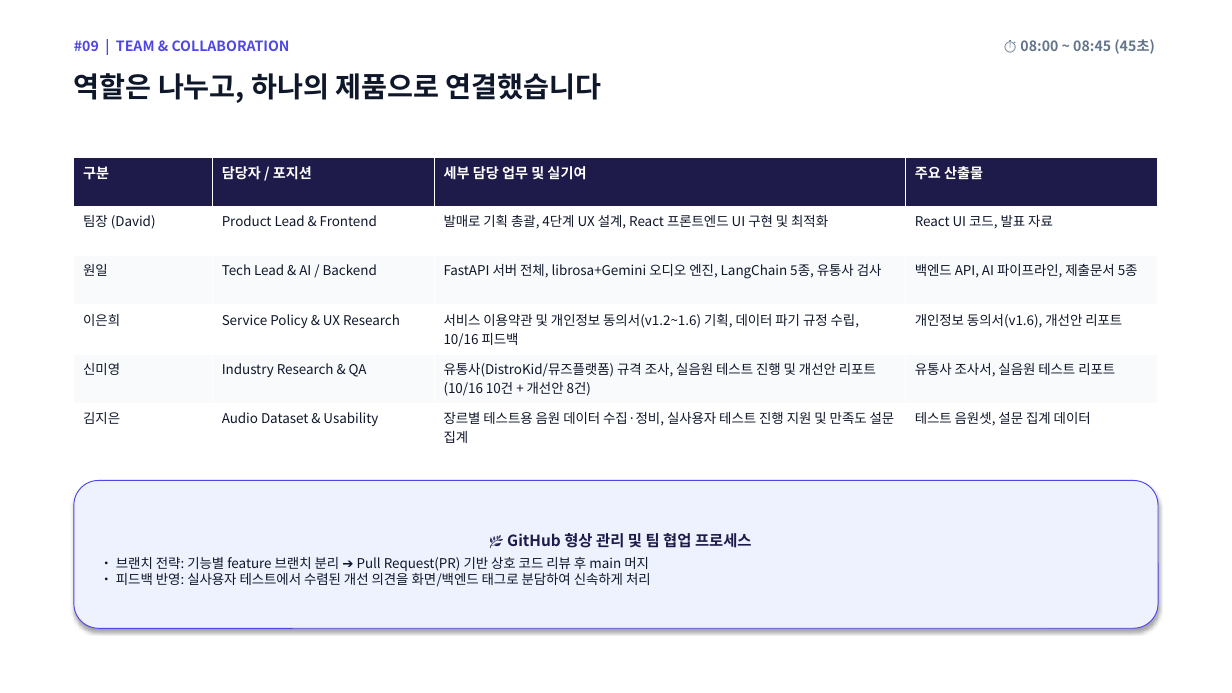
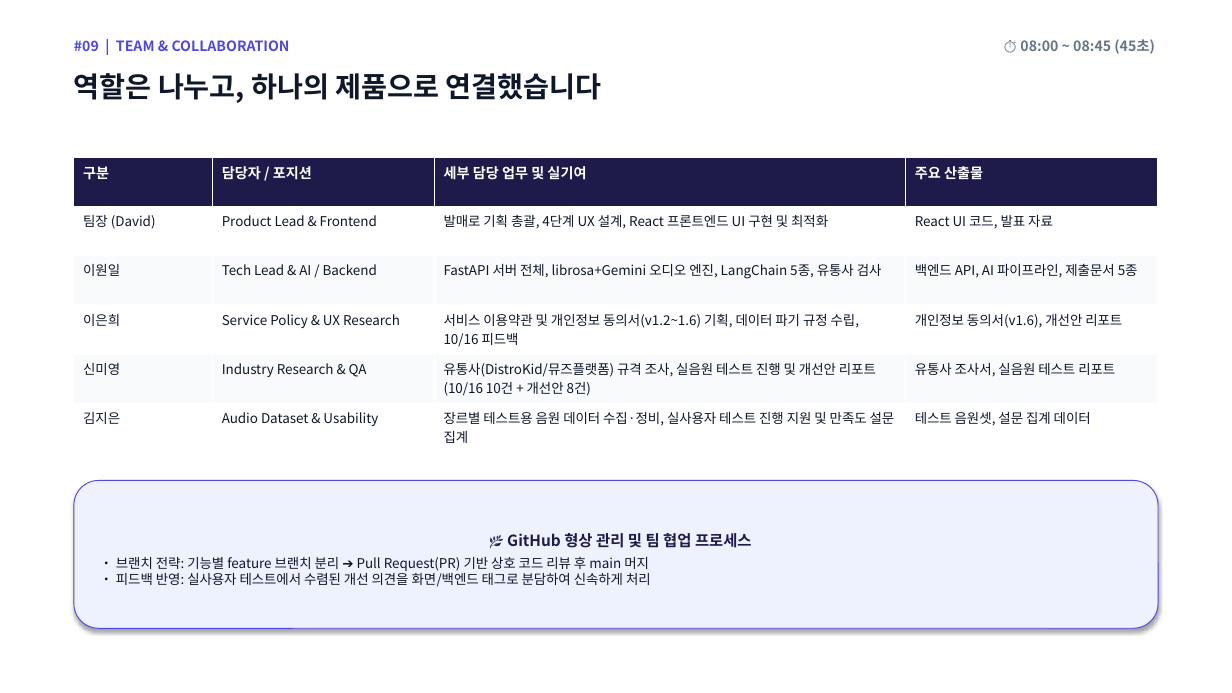
Before and after one commit to davidchoi0507/Codyssey_M2-1, a slide deck: slide 9 of balmaero_presentation.pptx. Drawn at 1232x693 pixels with LibreOffice and Linux fonts; fonts in the diff are those of the drawing. Boxes give left, top, right and bottom in pixels: in the first picture for what was removed or moved away, otherwise in the second. Text is boxed around its words. In the diff, an @@ line names an element or a change of style, - is before the commit and + after.

Commit message:
docs: 팀원 R&R 성함 정정(원일 -> 이원일) 전수 반영 (README, docs, PPTX)

```diff
--- a/balmaero_presentation.pptx
+++ b/balmaero_presentation.pptx
@@ table at box(74, 157, 1158, 453) @@
-row 3, column 1: 원일
+row 3, column 1: 이원일
```
Also in this commit, not shown: 3 other files.
